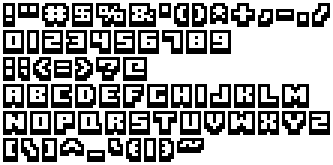
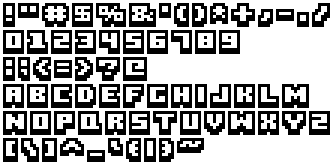
Revision of a layered 333x165 image; what changed, layer by layer:
painted on "boxy_bold_font.png" over bbox(27, 30, 240, 54)
